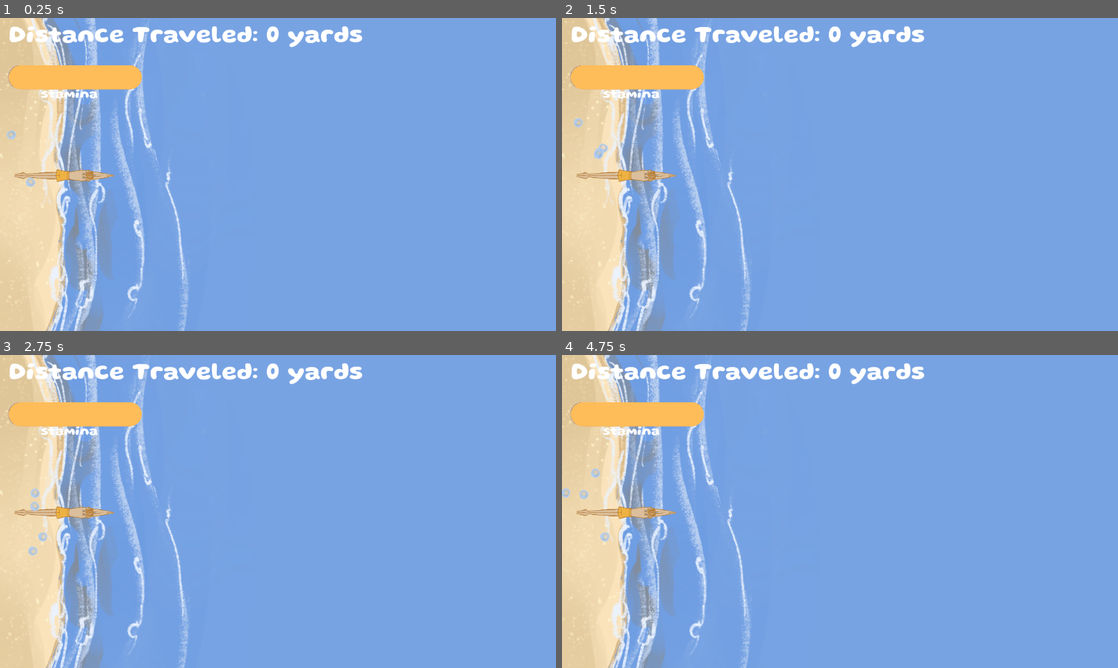
Above: before the commit, frames 1-4 (two rows, left to right).
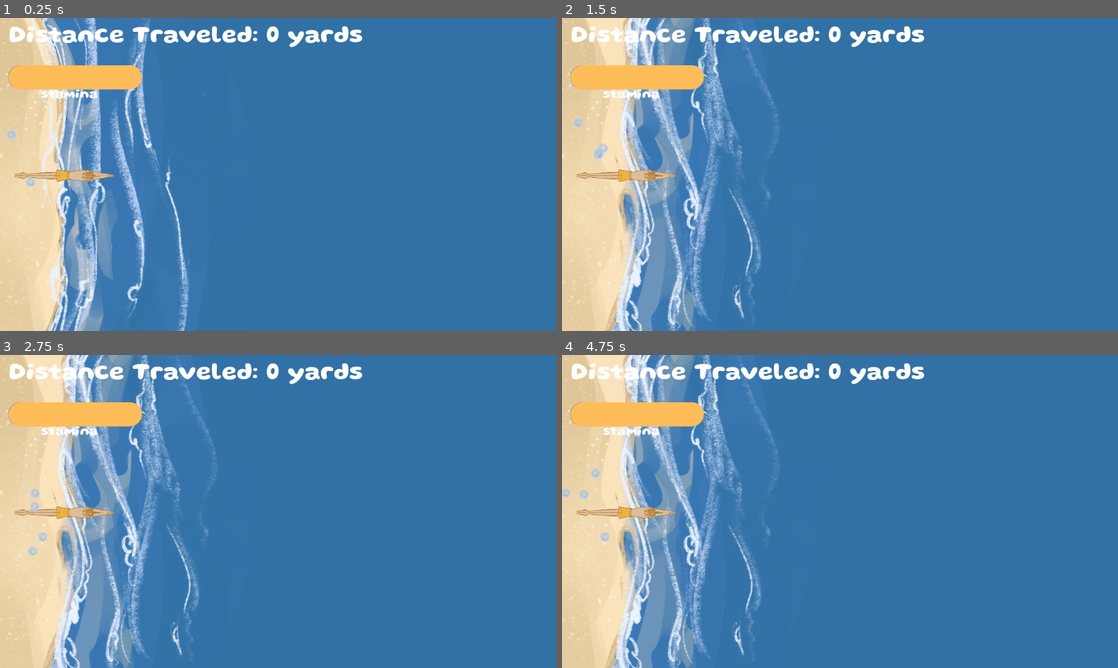
Above: after the commit, the same moments.

Repository: sophieTheProgrammer/microjam-island-61
Game: Godot game, scene res://scenes/game.tscn
The game is run twice, just before and just after one commit, with the same random seed, the same clock (stepped at 60 frames per second) and the same inputs. Sound files missing from this copy of the repository are replaced by a short silence.
Inputs (mouse positions are in pixels of both pictures, inside the frame that each line leads up to):
- Up to frame 1 (0.25 s): no input
- Up to frame 2 (1.5 s): tap Enter (ui_accept) at 0.5, 0.77 s; move the mouse to (962, 158) at 0.52 s; click (962, 158) at 0.6 s; move the mouse to (728, 190) at 1.27 s; hold Down (down) from 1.28 s (still down); click (728, 190) at 1.35 s
- Up to frame 3 (2.75 s): tap Enter (ui_accept) at 1.52 s; move the mouse to (333, 442) at 2.02 s; release Down (down) at 2.03 s; click (333, 442) at 2.1 s
- Up to frame 4 (4.75 s): move the mouse to (812, 574) at 2.77 s; click (812, 574) at 2.85 s; tap Enter (ui_accept) at 3.02, 3.77, 4.52 s; move the mouse to (1006, 558) at 3.52 s; hold Down (down) from 3.53 s (still down); click (1006, 558) at 3.6 s; move the mouse to (673, 464) at 4.27 s; click (673, 464) at 4.35 s

The runs differ from the first frame. In frame 1, 82% of the frame differs, in the area x 9-100%, y 0-100%; in frame 2, 86%, in the area x 5-100%, y 0-100%; in frame 3, 86%; in frame 4, 86%.

Commit message:
beachfront

Diff:
--- a/project.godot
+++ b/project.godot
@@ -87,4 +87,4 @@
 rendering_device/driver.windows="d3d12"
 renderer/rendering_method="gl_compatibility"
 renderer/rendering_method.mobile="gl_compatibility"
-environment/defaults/default_clear_color=Color(0.47058824, 0.6392157, 0.8901961, 1)
+environment/defaults/default_clear_color=Color(0.19427168, 0.4425952, 0.64706385, 1)
--- a/scenes/world_container.tscn
+++ b/scenes/world_container.tscn
@@ -1,16 +1,33 @@
 [gd_scene format=3 uid="uid://c4v13eib1rflh"]
 
 [ext_resource type="Script" uid="uid://bq7afwyvipi4k" path="res://scripts/spawner.gd" id="1_nr1qe"]
+[ext_resource type="Texture2D" uid="uid://t2osactwe6qf" path="res://art/IMG_3341.png" id="1_rbrnk"]
+[ext_resource type="Texture2D" uid="uid://dnntyd3u0w8yn" path="res://art/IMG_3342.png" id="2_iux3g"]
 [ext_resource type="Script" uid="uid://bjgom3kxta2p5" path="res://scripts/camera_2d.gd" id="2_mlpqv"]
 [ext_resource type="PackedScene" uid="uid://dh8ov6dq61m3o" path="res://scenes/player.tscn" id="3_rbrnk"]
-[ext_resource type="Texture2D" uid="uid://jl7eect6bnte" path="res://art/beachfront.png" id="4_mlpqv"]
+
+[sub_resource type="SpriteFrames" id="SpriteFrames_h2h35"]
+animations = [{
+"frames": [{
+"duration": 1.0,
+"texture": ExtResource("1_rbrnk")
+}, {
+"duration": 1.0,
+"texture": ExtResource("2_iux3g")
+}],
+"loop": 1,
+"name": &"default",
+"speed": 1.0
+}]
 
 [node name="world_container" type="Node" unique_id=352490430]
 
-[node name="Beachfront" type="Sprite2D" parent="." unique_id=281945161]
+[node name="Beachfront" type="AnimatedSprite2D" parent="." unique_id=1975330883]
 position = Vector2(463.99997, 11.999994)
 scale = Vector2(0.6342593, 0.6342593)
-texture = ExtResource("4_mlpqv")
+sprite_frames = SubResource("SpriteFrames_h2h35")
+autoplay = "default"
+frame_progress = 0.42967045
 
 [node name="spawner" type="Node2D" parent="." unique_id=1679969869]
 script = ExtResource("1_nr1qe")
Not shown, added: art/IMG_3341.png.import
Not shown, added: art/IMG_3342.png.import
